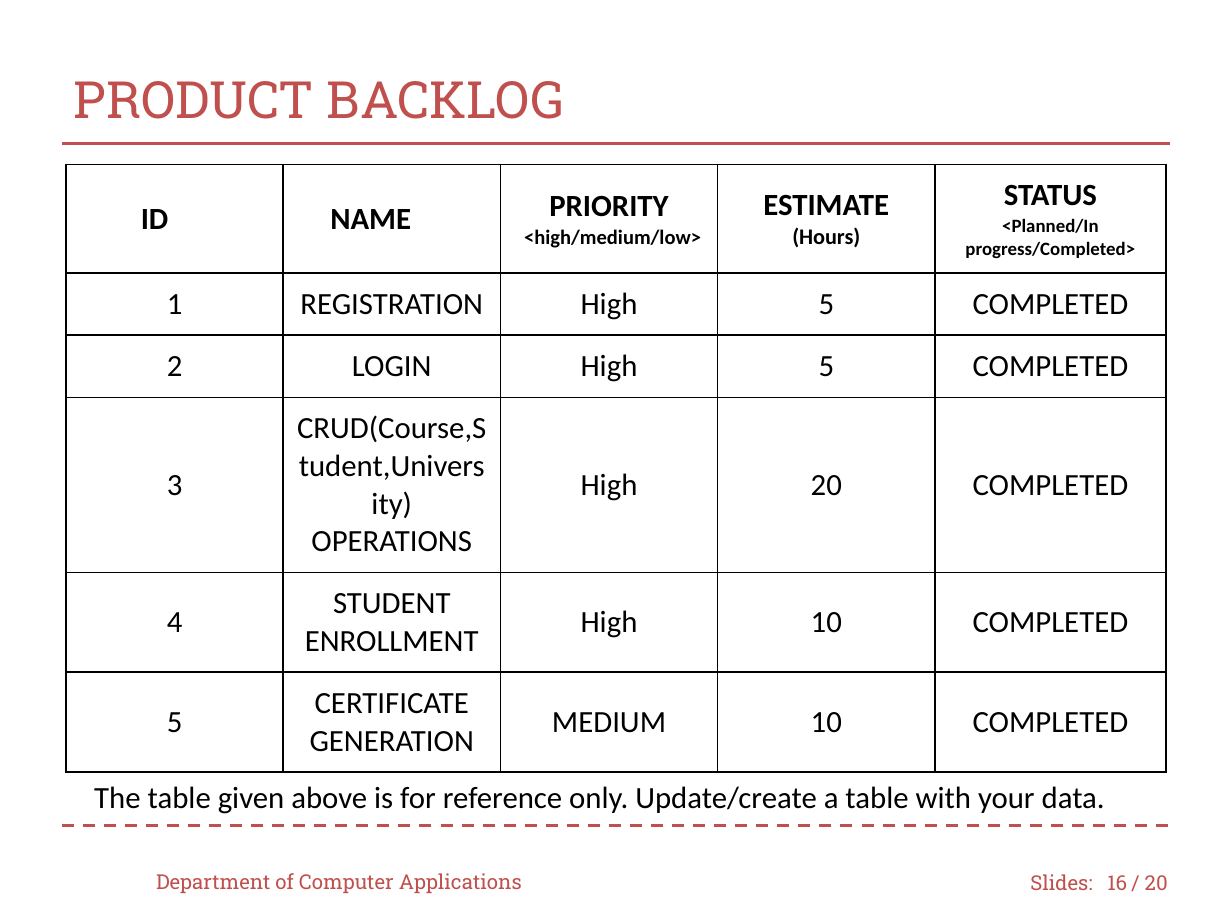
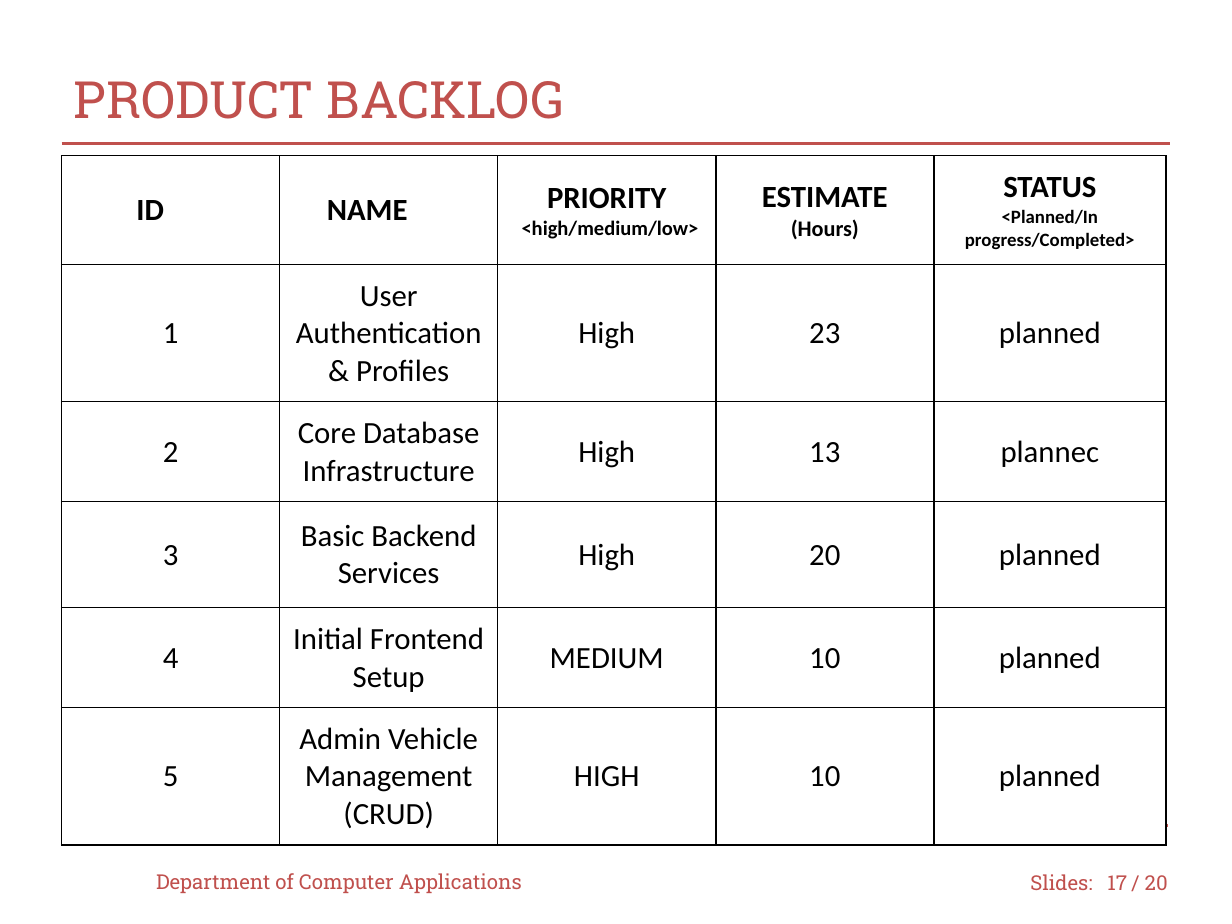
Before and after one commit to muhsina361/THE-COMMERCIAL-VEHICLE-BOOKING, a slide deck: slide 17 of minippt1.pptx (slide 16 before the commit). Drawn at 1232x924 pixels with LibreOffice and Linux fonts; fonts in the diff are those of the drawing; background and template pictures are left out. Boxes give left, top, right and bottom in pixels: in the first picture for what was removed or moved away, otherwise in the second. Text is boxed around its words. In the diff, an @@ line names an element or a change of style, - is before the commit and + after.

```diff
--- a/minippt1.pptx
+++ b/minippt1.pptx
@@ table at box(62, 155, 1165, 837) @@
-row 2: 1 | REGISTRATION | High | 5 | COMPLETED
+row 2: 1 | User Authentication & Profiles | High | 23 | planned
-row 3: 2 | LOGIN | High | 5 | COMPLETED
+row 3: 2 | Core Database Infrastructure | High | 13 | plannec
-row 4, column 2: CRUD(Course,Student,University) / OPERATIONS
+row 4, column 2: Basic Backend Services
-row 4, column 5: COMPLETED
+row 4, column 5: planned
-row 5: 4 | STUDENT ENROLLMENT | High | 10 | COMPLETED
+row 5: 4 | Initial Frontend Setup | MEDIUM | 10 | planned
-row 6: 5 | CERTIFICATE GENERATION | MEDIUM | 10 | COMPLETED
+row 6: 5 | Admin Vehicle Management (CRUD) | HIGH | 10 | planned
@@ table: place and size @@
-table at box(67, 164, 1165, 764)
+table at box(62, 155, 1165, 837)
@@ text removed at box(94, 786, 1105, 814) @@
-The table given above is for reference only. Update/create a table with your data.
@@ page number at box(1107, 875, 1127, 890): text changed @@
-16
+17
```
Also in this commit, not shown: 13 other slides changed, 6 slides added.
